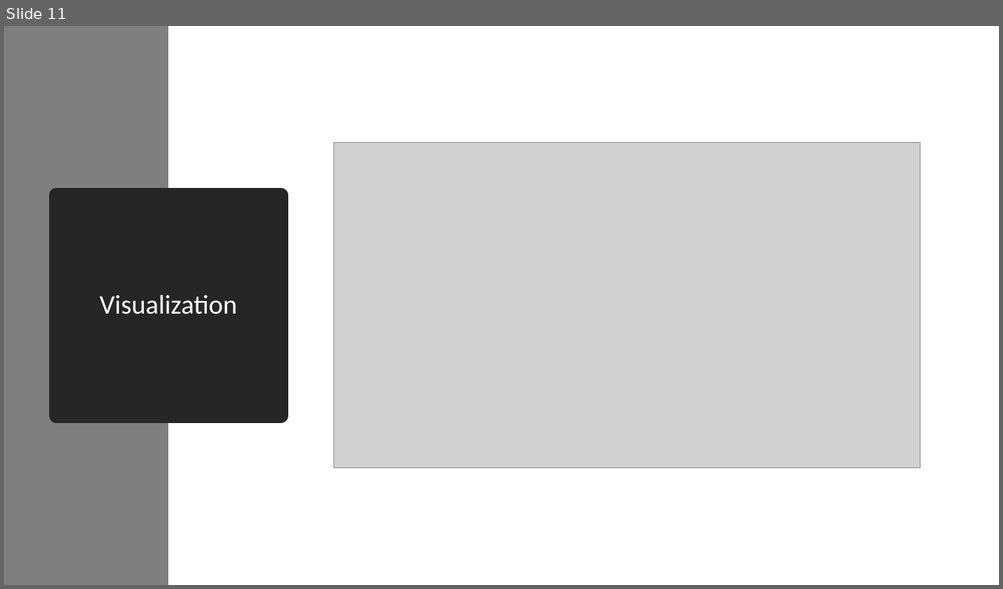
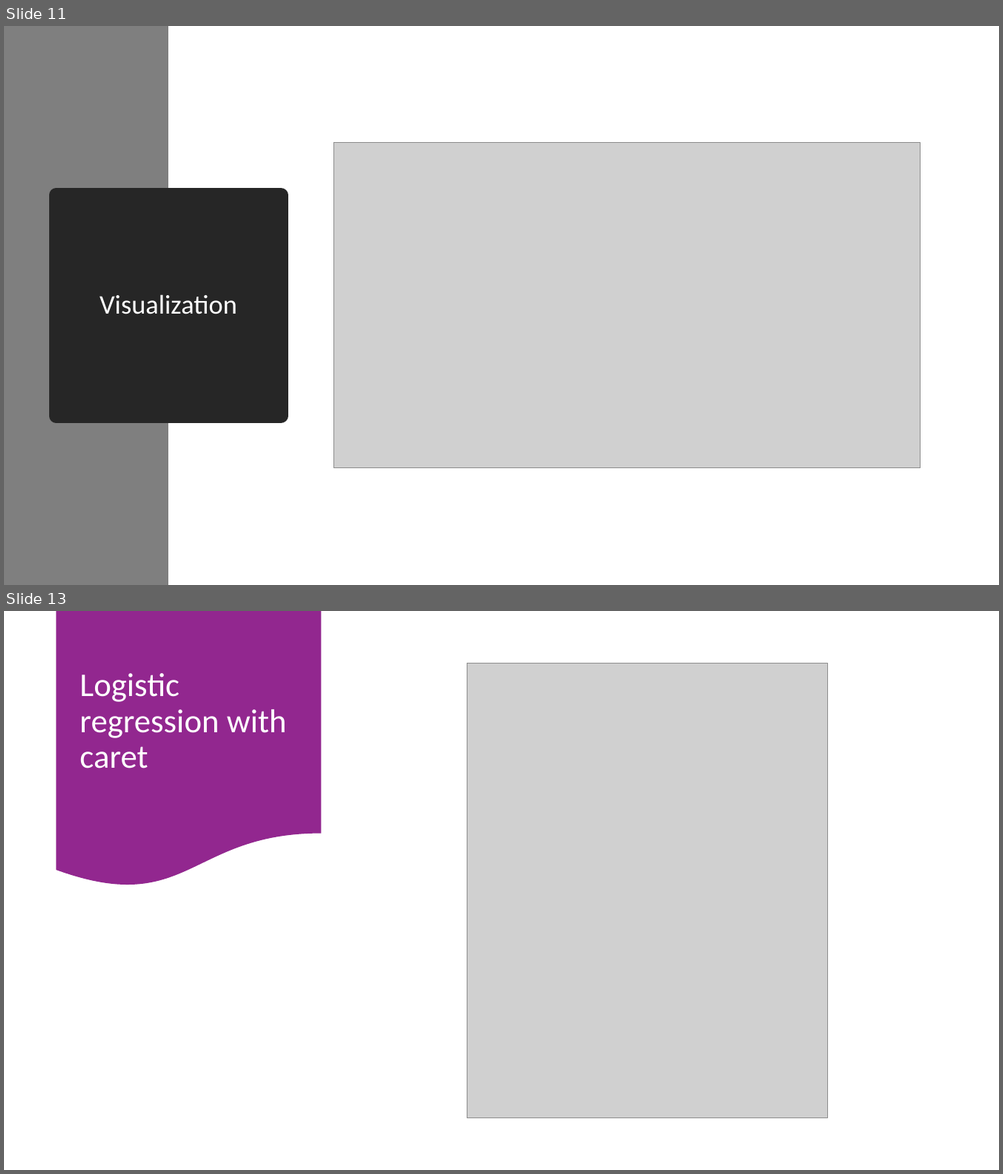
Before and after one commit to elenalazarus/Titanic-ML, a slide deck: titanic.pptx. Shown one above the other, each under a label of ours: slide 11 before the commit, slides 11 and 13 after it; the slides between them are not shown. The pictures are 1003x589 and 1003x1174 pixels, drawn with LibreOffice and Linux fonts; fonts in the diff are those of the drawing; grey boxes stand for pictures. Boxes give left, top, right and bottom in pixels: in the first picture for what was removed or moved away, otherwise in the second. Text is boxed around its words. In the diff, an @@ line names an element or a change of style, - is before the commit and + after.

```diff
--- a/titanic.pptx
+++ b/titanic.pptx
@@ slide 13 added at box(4, 611, 999, 1170), background #FFFFFF @@
@@ flow chart document added at box(57, 611, 321, 889), fill #92278F @@
@@ title added at box(79, 673, 287, 769), 32 pt, text #FFFFFF @@
+Logistic regression with caret
@@ picture added at box(466, 664, 828, 1119) @@
```
Also in this commit, not shown: 4 other slides added, 1 slide removed, 1 other file.
